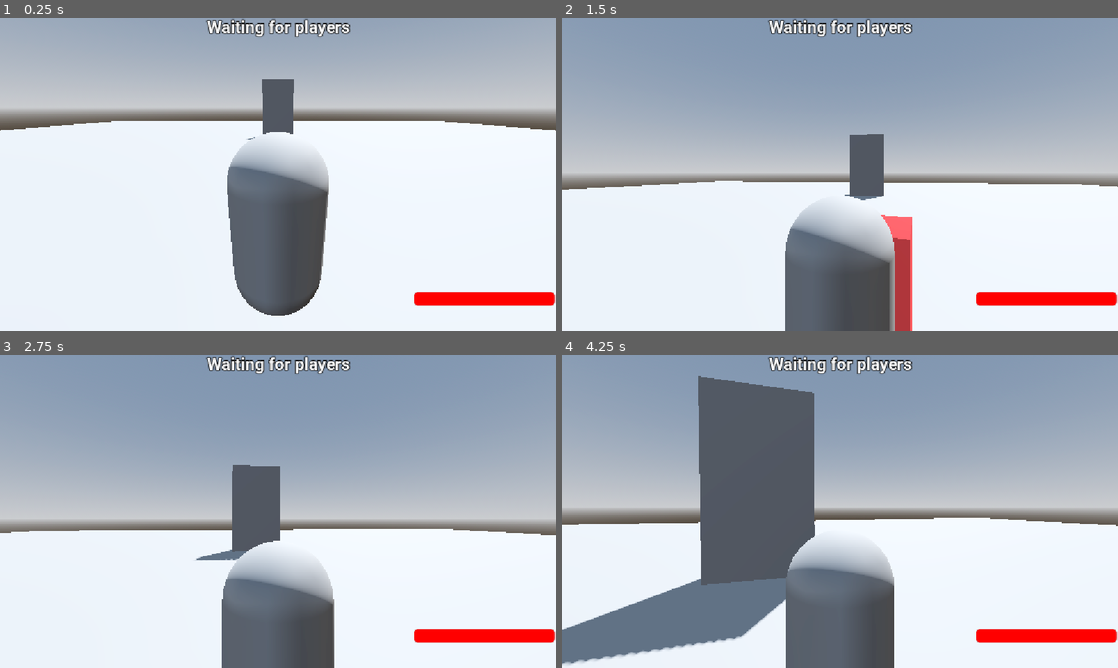
Above: before the commit, frames 1-4 (two rows, left to right).
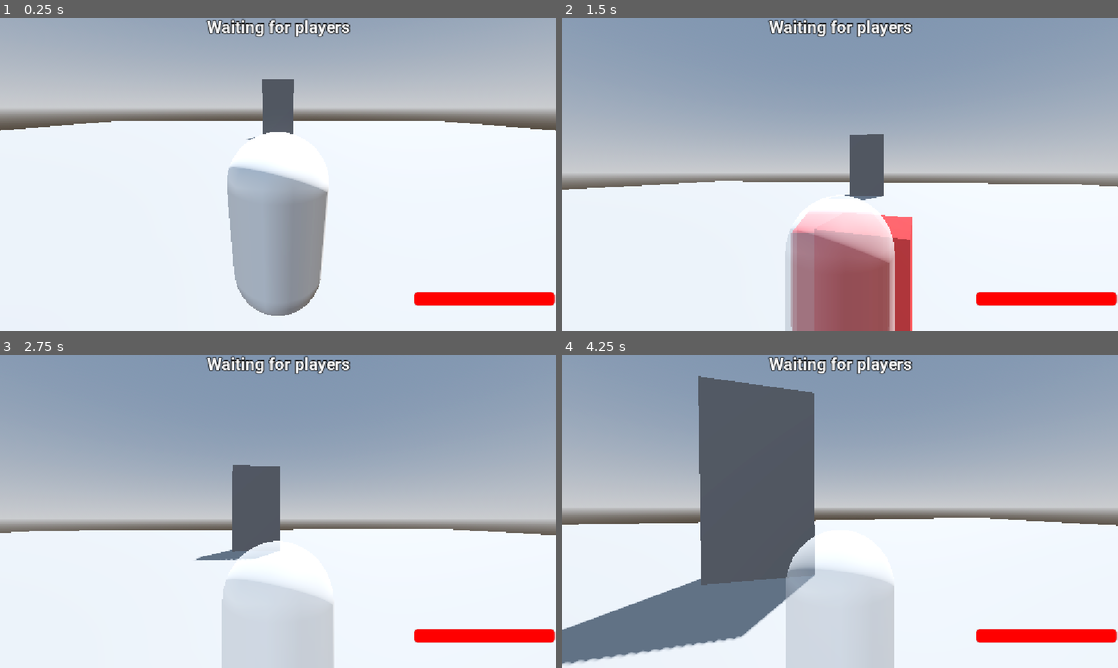
Above: after the commit, the same moments.

Repository: Virus01Official/forgotten_rewrite
Game: Godot game, scene res://main.tscn
Same seed, same stepped clock (60 frames per second), same inputs: the game is played once before the commit and once after it.
Inputs (mouse positions are in pixels of both pictures, inside the frame that each line leads up to):
- Up to frame 1 (0.25 s): no input
- Up to frame 2 (1.5 s): move the mouse to (867, 174) at 0.52 s; hold Up (ui_up) from 0.53 s (still down); tap Q (Ability1) at 0.6 s; move the mouse to (812, 174) at 1.27 s; tap E (Ability2) at 1.35 s
- Up to frame 3 (2.75 s): keep holding Up (ui_up); move the mouse to (289, 505) at 2.02 s; tap R (Ability3) at 2.1 s
- Up to frame 4 (4.25 s): keep holding Up (ui_up); move the mouse to (834, 517) at 2.77 s; tap T (Ability4) at 2.85 s; move the mouse to (878, 514) at 3.52 s; click (878, 514) at 3.6 s

The runs differ from the first frame. In frame 1, 8.7% of the frame differs, in the area x 40-60%, y 37-96%; in frame 2, 7.5%; in frame 3, 6.9%; in frame 4, 7.4%.

Commit message:
added crouch stuff

Diff:
--- a/scenes/player.tscn
+++ b/scenes/player.tscn
@@ -4,10 +4,15 @@
 [ext_resource type="Script" uid="uid://drb8j8f1rc4nl" path="res://scripts/ability_component.gd" id="2_g2els"]
 [ext_resource type="PackedScene" uid="uid://qo6absgsr8yf" path="res://scenes/other/hitboxes.tscn" id="2_qhqgy"]
 [ext_resource type="PackedScene" uid="uid://bp0hs4qgh4lf" path="res://UI/player_ui.tscn" id="4_dqkch"]
+[ext_resource type="Script" uid="uid://cgf664e14d6fb" path="res://scripts/effect_component.gd" id="5_qlg0r"]
 
 [sub_resource type="CapsuleShape3D" id="CapsuleShape3D_u8vuu"]
 
+[sub_resource type="StandardMaterial3D" id="StandardMaterial3D_qlg0r"]
+transparency = 1
+
 [sub_resource type="CapsuleMesh" id="CapsuleMesh_3vyb7"]
+material = SubResource("StandardMaterial3D_qlg0r")
 
 [node name="player" type="CharacterBody3D" unique_id=633314722 groups=["players"]]
 script = ExtResource("1_3vyb7")
@@ -41,3 +46,6 @@
 transform = Transform3D(1, 0, 0, 0, 1, 0, 0, 0, 1, 0, 0.6779641, -0.24250025)
 
 [node name="player_ui" parent="." unique_id=1532252855 instance=ExtResource("4_dqkch")]
+
+[node name="EffectComponent" type="Node" parent="." unique_id=128819240]
+script = ExtResource("5_qlg0r")
--- a/scripts/ability_component.gd
+++ b/scripts/ability_component.gd
@@ -325,6 +325,7 @@
 
 			$"../SFX".stream = nyx_stab
 			$"../SFX".play()
+			$"..".disable_effect("invisibility")
 
 			while elapsed < dash_duration:
 				var delta = get_physics_process_delta_time()
@@ -351,6 +352,7 @@
 	elif ability == "crouch":
 		$"..".crouching = not $"..".crouching
 		$"..".current_speed = $"..".WALK_SPEED / 2
+		$"..".apply_effect("invisibility", 1)
 		$"..".usingAbility = false
 
 	else:
--- /dev/null
+++ b/scripts/effect_component.gd
@@ -0,0 +1,33 @@
+class_name EffectComponent
+extends Node
+
+@onready var player = $".."
+
+func activate_effect(effect: String, level: int) -> void:
+	if effect == "invisibility":
+		if level == 1:
+			var mesh_instance = player.get_node('CollisionShape3D/MeshInstance3D')
+			var material = mesh_instance.get_active_material(0)
+
+			if material:
+				var unique_mat = material.duplicate()
+				unique_mat.transparency = BaseMaterial3D.TRANSPARENCY_ALPHA
+				unique_mat.albedo_color.a = 0.5
+				mesh_instance.set_surface_override_material(0, unique_mat)
+			else:
+				push_error("No material found on MeshInstance3D! (>_<)")
+	else:
+		print(effect)
+
+func deactivate_effect(effect: String):
+	if effect == "invisibility":
+		var mesh_instance = player.get_node('CollisionShape3D/MeshInstance3D')
+		var material = mesh_instance.get_active_material(0)
+
+		if material:
+			var unique_mat = material.duplicate()
+			unique_mat.transparency = BaseMaterial3D.TRANSPARENCY_ALPHA
+			unique_mat.albedo_color.a = 1.0
+			mesh_instance.set_surface_override_material(0, unique_mat)
+		else:
+			push_error("No material found on MeshInstance3D! (>_<)")
--- a/scripts/player.gd
+++ b/scripts/player.gd
@@ -14,10 +14,11 @@
 @onready var camera: Camera3D = $Camera3D
 @onready var first_person_cam: Camera3D = $FirstPersonCam
 @onready var Ability_Component = $Ability_Component
+@onready var Effect_Component = $EffectComponent
 
 var usingAbility = false
 var equipped_survivor = "nyx"
-var equipped_killer = "yixi"
+var equipped_killer = "envy"
 
 var crouching = false
 var oath = 0
@@ -251,6 +252,12 @@
 		camera.rotation.x = pitch
 		first_person_cam.rotation.x = pitch
 
+func apply_effect(effect, level):
+	Effect_Component.activate_effect(effect, level)
+
+func disable_effect(effect):
+	Effect_Component.deactivate_effect(effect)
+
 func _interact_generator(_collider) -> void:
 	print("gen")
 
Not shown, added: scripts/effect_component.gd.uid
